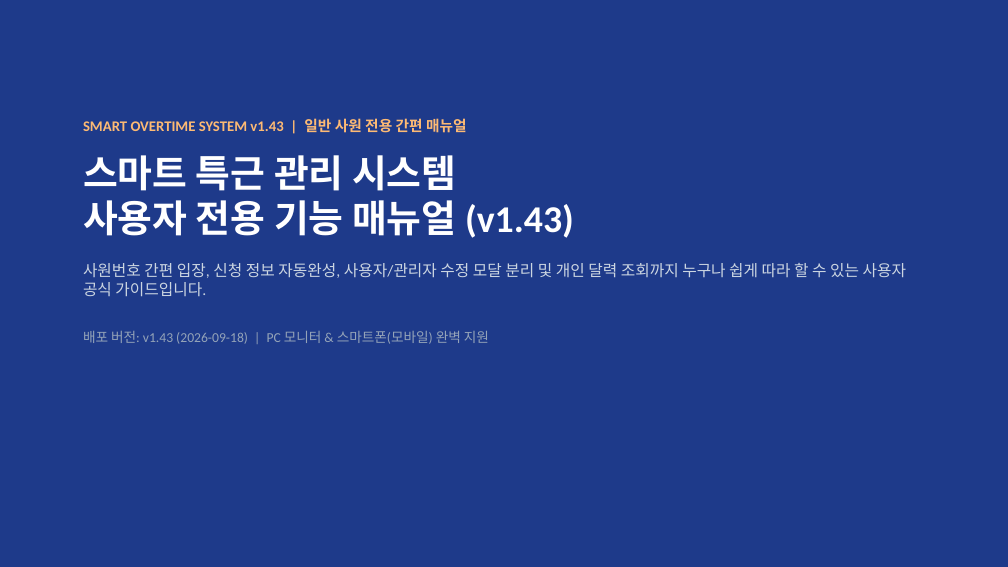
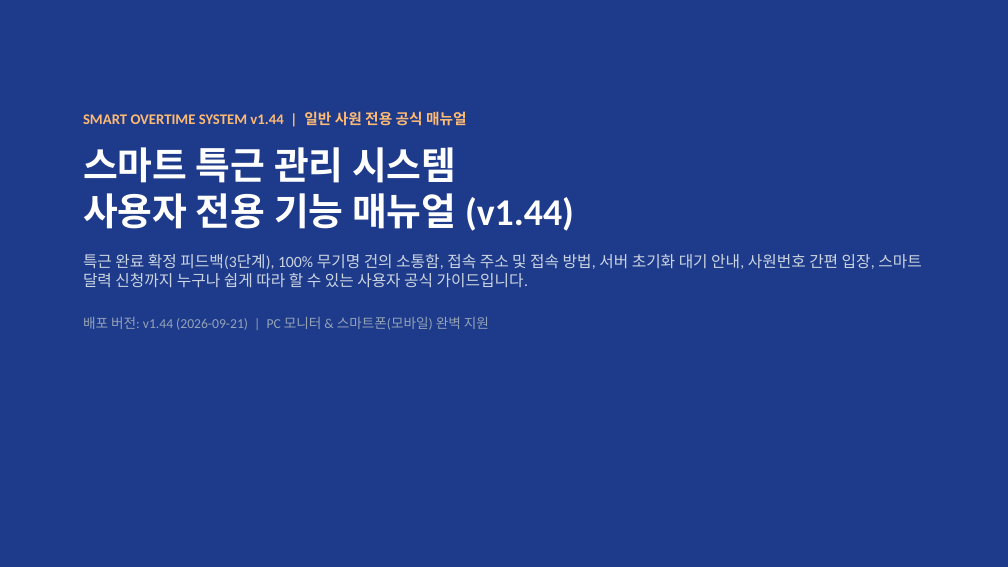
Before and after one commit to rorma34-lab/team-overtime-manager, a slide deck: slide 1 of Overtime_User_Manual.pptx. Drawn at 1008x567 pixels with LibreOffice and Linux fonts; fonts in the diff are those of the drawing. Boxes give left, top, right and bottom in pixels: in the first picture for what was removed or moved away, otherwise in the second. Text is boxed around its words. In the diff, an @@ line names an element or a change of style, - is before the commit and + after.

```diff
--- a/Overtime_User_Manual.pptx
+++ b/Overtime_User_Manual.pptx
@@ text at [83,111,921,330]: text changed @@
-SMART OVERTIME SYSTEM v1.43 | 일반 사원 전용 간편 매뉴얼
-스마트 특근 관리 시스템
-사용자 전용 기능 매뉴얼 (v1.43)
-사원번호 간편 입장, 신청 정보 자동완성, 사용자/관리자 수정 모달 분리 및 개인 달력 조회까지 누구나 쉽게 따라 할 수 있는 사용자 공식 가이드입니다.
-배포 버전: v1.43 (2026-09-18) | PC 모니터 & 스마트폰(모바일) 완벽 지원
+SMART OVERTIME SYSTEM v1.44 | 일반 사원 전용 공식 매뉴얼
+스마트 특근 관리 시스템
+사용자 전용 기능 매뉴얼 (v1.44)
+특근 완료 확정 피드백(3단계), 100% 무기명 건의 소통함, 접속 주소 및 접속 방법, 서버 초기화 대기 안내, 사원번호 간편 입장, 스마트 달력 신청까지 누구나 쉽게 따라 할 수 있는 사용자 공식 가이드입니다.
+배포 버전: v1.44 (2026-09-21) | PC 모니터 & 스마트폰(모바일) 완벽 지원
```
Also in this commit, not shown: 5 other slides changed, 5 slides added, 13 other files.
